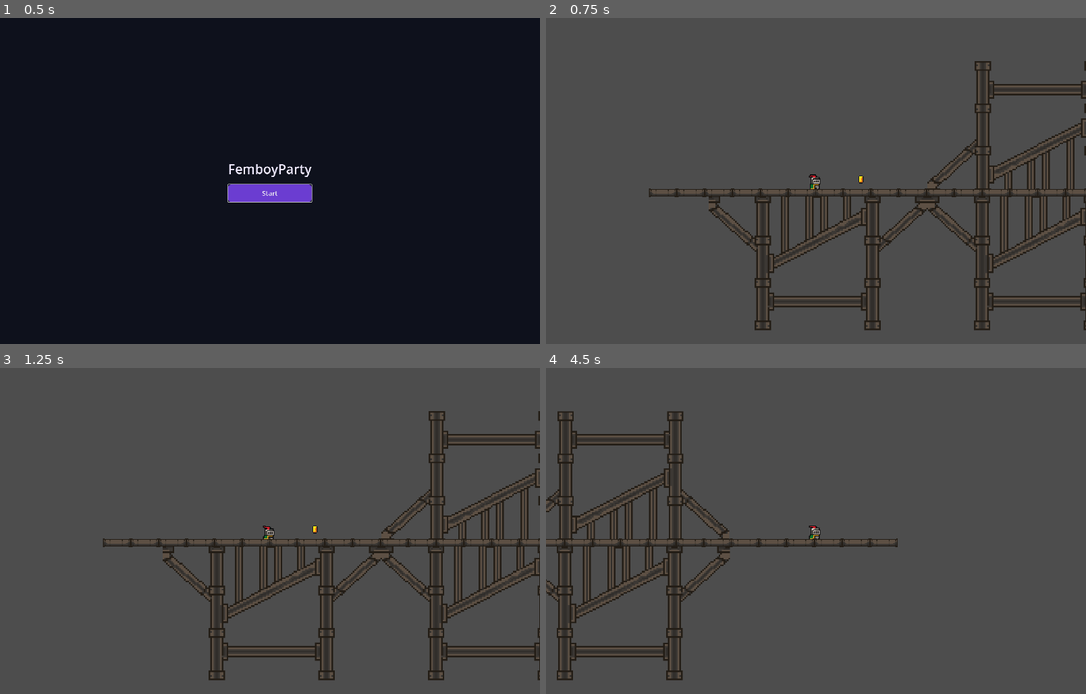
Above: before the commit, frames 1-4 (two rows, left to right).
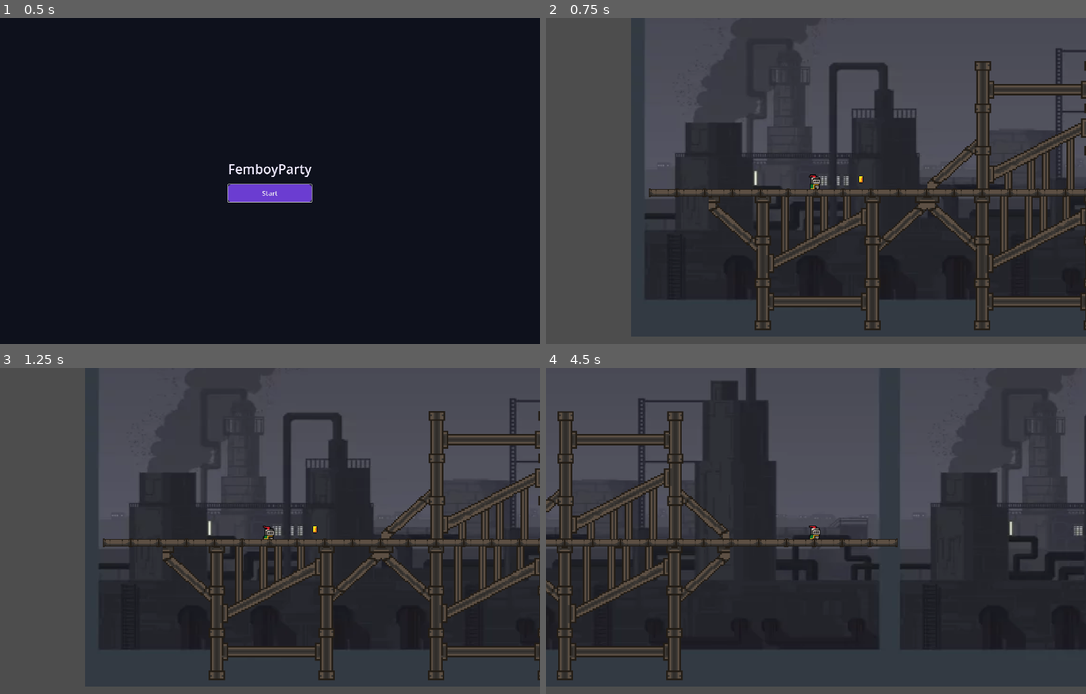
Above: after the commit, the same moments.

Repository: rkywsa/FemboyParty
Game: Godot game, scene res://MainMenu/main_menu.tscn
Same seed, same stepped clock (60 frames per second), same inputs: the game is played once before the commit and once after it.
Inputs:
- Up to frame 1 (0.5 s): no input
- Up to frame 2 (0.75 s): click "Start" at 0.5 s
- Up to frame 3 (1.25 s): no input
- Up to frame 4 (4.5 s): tap Enter (ui_accept) at 1.25, 1.52, 2.27, 3.77 s; hold Right (ui_right) 1.28-2.78 s; hold Left (ui_left) 2.78-3.53 s; hold Right (ui_right) from 3.53 s (still down)

Frame 1 is identical in both runs. In frame 2, 37% of the frame differs, in the area x 15-100%, y 0-98%; in frame 3, 37%; in frame 4, 50%, in the area x 0-100%, y 0-98%.

Commit message:
back

Diff:
--- a/Graphics/level.tscn
+++ b/Graphics/level.tscn
@@ -4,6 +4,7 @@
 [ext_resource type="Texture2D" uid="uid://darh6n7n7cskf" path="res://assets/sprites/platforms1.png" id="2_gcbfm"]
 [ext_resource type="PackedScene" uid="uid://6mn14fnkpghg" path="res://GameInteraction/coin.tscn" id="3_x4jqn"]
 [ext_resource type="Texture2D" uid="uid://moyfgbpoghqa" path="res://assets/sprites/pipe_support.png" id="4_ruodb"]
+[ext_resource type="Texture2D" uid="uid://bbf11t8kthwt5" path="res://assets/sprites/industrial_background.webp" id="5_gkh8j"]
 
 [sub_resource type="TileSetAtlasSource" id="TileSetAtlasSource_gcbfm"]
 texture = ExtResource("2_gcbfm")
@@ -264,4 +265,28 @@
 scale = Vector2(2, 2)
 texture = ExtResource("4_ruodb")
 
+[node name="Background" type="Sprite2D" parent="." unique_id=82045364]
+z_index = -10
+position = Vector2(189, 143)
+scale = Vector2(1.1527778, 1)
+texture = ExtResource("5_gkh8j")
+
+[node name="Background2" type="Sprite2D" parent="." unique_id=193554918]
+z_index = -10
+position = Vector2(1011, 143)
+scale = Vector2(1.1527778, 1)
+texture = ExtResource("5_gkh8j")
+
+[node name="Background3" type="Sprite2D" parent="." unique_id=195008414]
+z_index = -10
+position = Vector2(1837, 141)
+scale = Vector2(1.1527778, 1)
+texture = ExtResource("5_gkh8j")
+
+[node name="Background4" type="Sprite2D" parent="." unique_id=300742835]
+z_index = -10
+position = Vector2(2659, 141)
+scale = Vector2(1.1527778, 1)
+texture = ExtResource("5_gkh8j")
+
 [connection signal="body_entered" from="Coin" to="Coin" method="_on_body_entered"]
Binary file added: assets/sprites/factory_background.png
Not shown, added: assets/sprites/factory_background.png.import
Binary file added: assets/sprites/industrial_background.webp
Not shown, added: assets/sprites/industrial_background.webp.import
